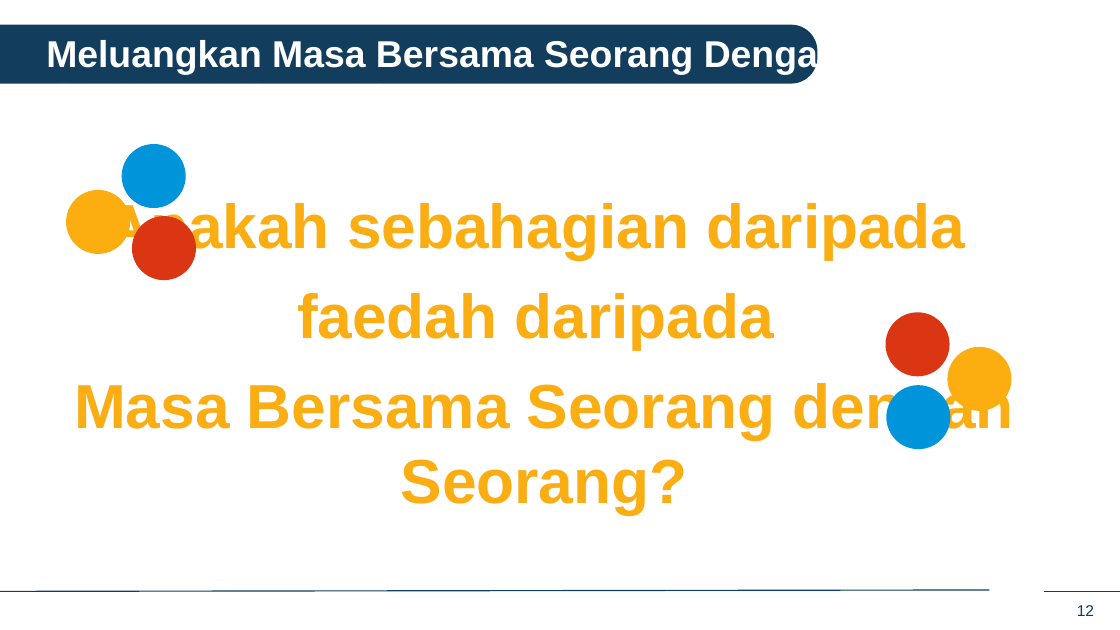
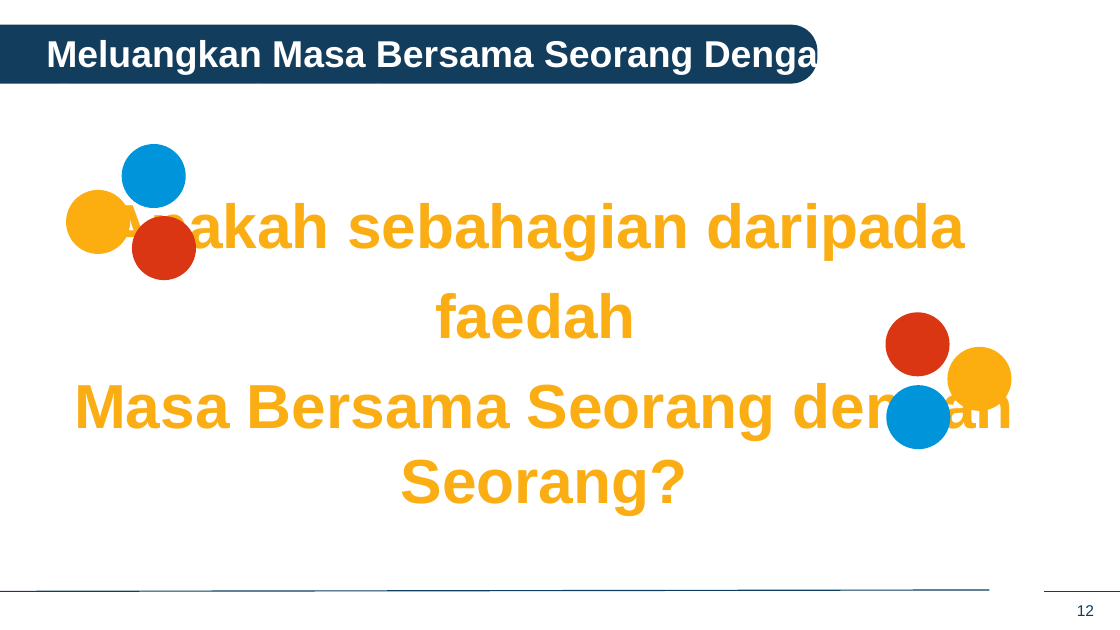
Before and after one commit to IDEMSInternational/plh-digital-content, a slide deck: slide 12 of translations/facilitator_app_malaysia/ms/ms_in_person_sessions.pptx. Drawn at 1120x630 pixels with LibreOffice and Linux fonts; fonts in the diff are those of the drawing; background and template pictures are left out. Boxes give left, top, right and bottom in pixels: in the first picture for what was removed or moved away, otherwise in the second. Text is boxed around its words. In the diff, an @@ line names an element or a change of style, - is before the commit and + after.

```diff
--- a/translations/facilitator_app_malaysia/ms/ms_in_person_sessions.pptx
+++ b/translations/facilitator_app_malaysia/ms/ms_in_person_sessions.pptx
@@ text at (435, 293, 635, 339): text changed @@
-faedah daripada
+faedah
```
Also in this commit, not shown: 10 other slides changed.
